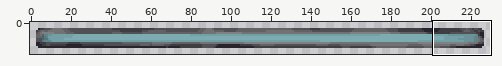
Pixel-art file: external/health_bar.aseprite. Above, an overview of the earlier version with the close-up marked.
Close-up. Before the edit:
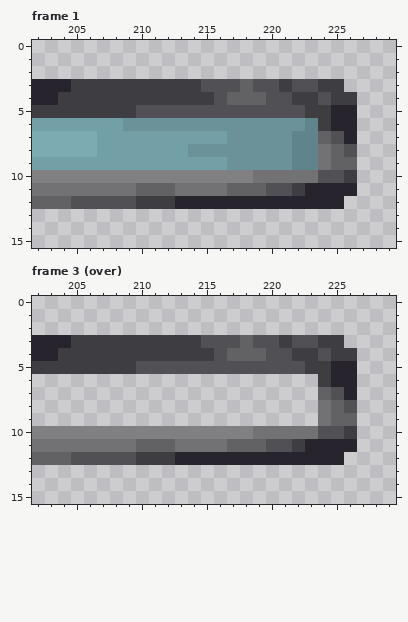
230x16 pixels, 8 frames. Shown: frame 1: x 202..229, y 0..15; frame 3 (over): x 202..229, y 0..15. The commit also changed other frames or places, which this record leaves out.
And afterwards:
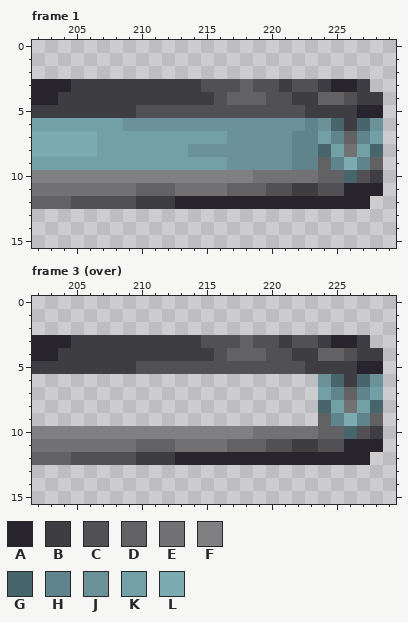
Palette (. is transparent): A #27242d  B #3e3d42  C #515054  D #626264  E #727173  F #807f81  G #49656c  H #60848b  J #6a9298  K #739fa6  L #7cabb2
Difference:
layer "Layer 1" added
--- frame 1, layers "Layer 1", "health bar"
@@ x 221..229 @@
  2 .........
- 3 BCCBB....
- 4 CBBCBB...
- 5 CCBBAA...
- 6 JJHBAA...
- 7 JHHDCA...
- 8 JHHEDC...
- 9 JHHEDD...
-10 EEECCB...
-11 CBAAAA...
-12 AAAAA....
+ 3 BCCBAAB..
+ 4 CBBDDCBB.
+ 5 CCBBBBAA.
+ 6 JJHJGBGJ.
+ 7 JHHKHDHK.
+ 8 JHHGKEKG.
+ 9 JHHDHLHD.
+10 EEEDDGCB.
+11 CBBCCAAA.
+12 AAAAAAA..
 13 .........
--- frame 3 (over), layers "Layer 1", "health bar"
@@ x 221..229 @@
  2 .........
- 3 BCCBB....
- 4 CBBCBB...
- 5 CCBBAA...
- 6 ...BAA...
- 7 ...DCA...
- 8 ...EDC...
- 9 ...EDD...
-10 EEECCB...
-11 CBAAAA...
-12 AAAAA....
+ 3 BCCBAAB..
+ 4 CBBDDCBB.
+ 5 CCBBBBAA.
+ 6 ...JGBGJ.
+ 7 ...KHDHK.
+ 8 ...GKEKG.
+ 9 ...DHLHD.
+10 EEEDDGCB.
+11 CBBCCAAA.
+12 AAAAAAA..
 13 .........
Pixel boxes of the changes (left, top, right, bottom) in both close-ups:
changed: (305, 79, 383, 209)
changed: (305, 335, 383, 465)
